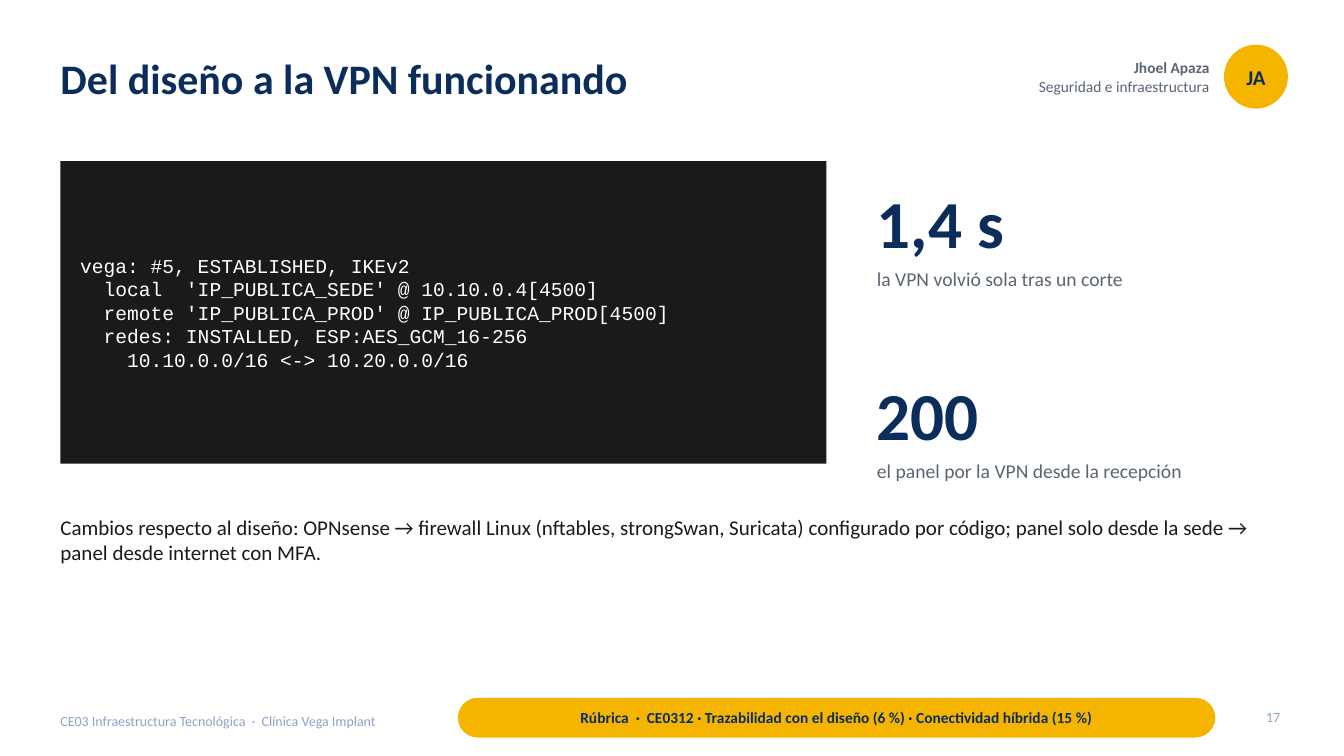
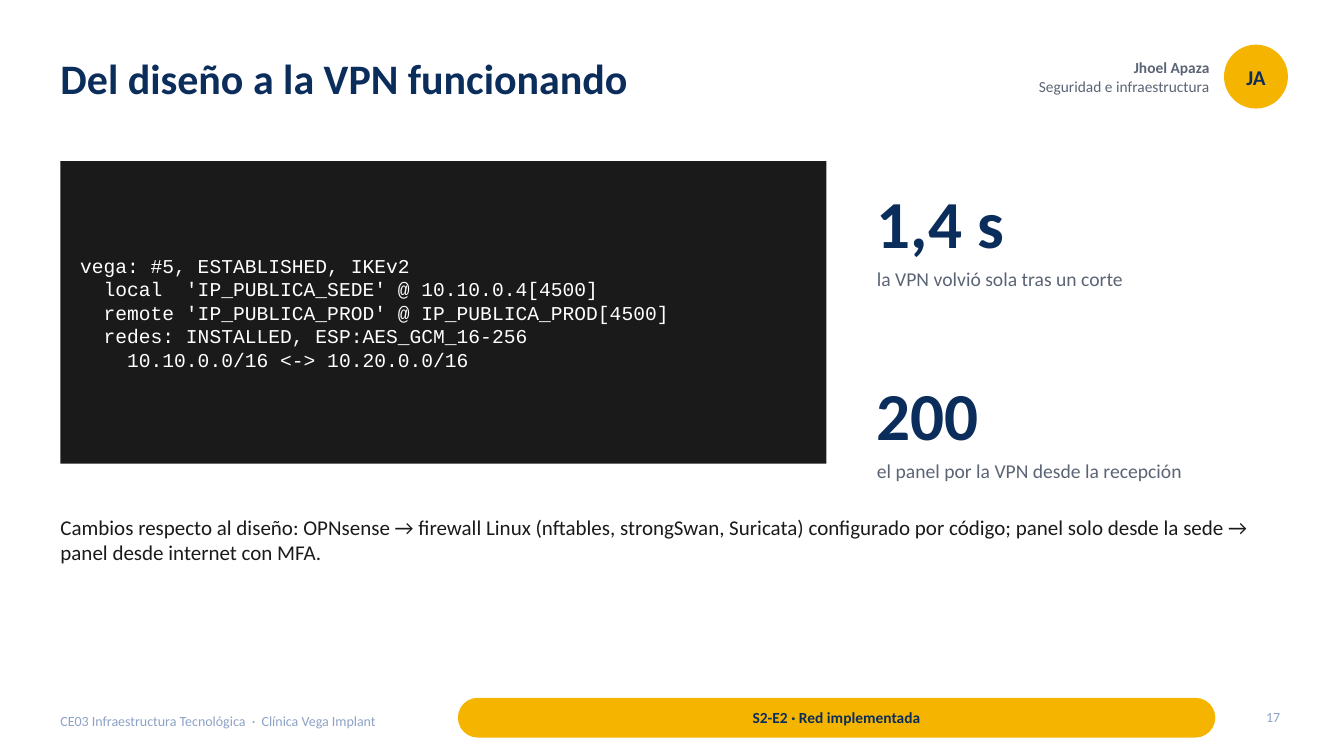
Before and after one commit to francalizaya266-sudo/venga-implantes, a slide deck: slide 17 of docs/entregables/CE03-infraestructura/presentaciones/CE03-Infraestructura-Tecnologica.pptx. Drawn at 1344x756 pixels with LibreOffice and Linux fonts; fonts in the diff are those of the drawing. Boxes give left, top, right and bottom in pixels: in the first picture for what was removed or moved away, otherwise in the second. Text is boxed around its words. In the diff, an @@ line names an element or a change of style, - is before the commit and + after.

```diff
--- a/docs/entregables/CE03-infraestructura/presentaciones/CE03-Infraestructura-Tecnologica.pptx
+++ b/docs/entregables/CE03-infraestructura/presentaciones/CE03-Infraestructura-Tecnologica.pptx
@@ text at bbox=[753, 712, 920, 726]: text changed @@
-Rúbrica · CE0312 · Trazabilidad con el diseño (6 %) · Conectividad híbrida (15 %)
+S2-E2 · Red implementada
```
Also in this commit, not shown: 22 other slides changed, 3 other files.
